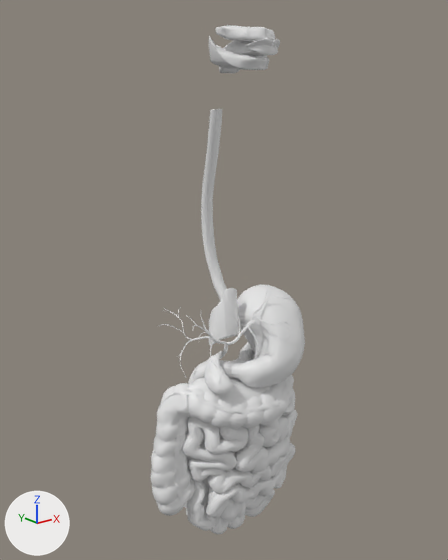
Before and after pictures for a commit that changed the glTF model public/models/male/digestive.glb.
Rendered twice from a camera (50 mm lens) standing at (-0.485, -0.614, 1.495) and looking at (0.009, 0.004, 1.248). Every picture has the same lights, and +X, +Y and +Z are marked at lower left. The older version comes first. Where no turn or scale is listed for an object, it has been applied to the vertices.

Names of what the first picture shows: 'BP3D:FJ1252', 'BP3D:FJ1253', 'BP3D:FJ2563', 'BP3D:FJ2564', 'BP3D:FJ2566', 'BP3D:FJ2570', 'BP3D:FJ2572', 'BP3D:FJ2621', 'BP3D:FJ2816', 'BP3D:FJ2817', 'BP3D:FJ3398' and 63 more.
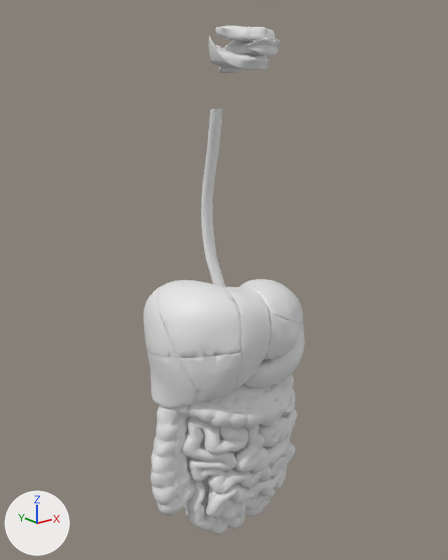
Where the change shows, as pixel boxes (x1, y1, x2, y2) in the pictures (448 x 560 px):
'BP3D:FJ2824', added: after (158, 280, 242, 358)
'BP3D:FJ2820', added: after (224, 286, 270, 388)
'BP3D:FJ2821', added: after (179, 352, 242, 402)
'BP3D:FJ2409', added: after (147, 351, 199, 408)
'BP3D:FJ2818', added: after (240, 279, 303, 322)
'BP3D:FJ2819', added: after (265, 313, 302, 359)
'BP3D:FJ1858', added: after (143, 283, 179, 358)
'BP3D:FJ2822', added: after (150, 355, 201, 405)
'BP3D:FJ2823', added: after (144, 288, 174, 357)
'BP3D:FJ2564', unchanged, covered by the edit: before (231, 285, 305, 388); after (244, 322, 305, 388)
'BP3D:FJ2816', unchanged, covered by the edit: before (209, 288, 239, 346)

Patch to the scene script:
```diff
--- a/public/models/male/digestive.glb.py
+++ b/public/models/male/digestive.glb.py
@@ me_bp3d_fj2824 @@
+me_bp3d_fj2824.from_pydata(...)  # 709 vertices, 1414 faces; spans x -0.0459..0.0459, y -0.0638..0.0638, z -0.0375..0.0375
@@ me_bp3d_fj2823 @@
+me_bp3d_fj2823.from_pydata(...)  # 742 vertices, 1480 faces; spans x -0.0474..0.0474, y -0.0542..0.0542, z -0.0423..0.0423
@@ me_bp3d_fj2822 @@
+me_bp3d_fj2822.from_pydata(...)  # 844 vertices, 1683 faces; spans x -0.0465..0.0465, y -0.0602..0.0602, z -0.0412..0.0412
@@ me_bp3d_fj2821 @@
+me_bp3d_fj2821.from_pydata(...)  # 854 vertices, 1711 faces; spans x -0.0391..0.0391, y -0.0454..0.0454, z -0.0348..0.0348
@@ me_bp3d_fj2820 @@
+me_bp3d_fj2820.from_pydata(...)  # 1617 vertices, 3197 faces; spans x -0.0289..0.0289, y -0.0399..0.0399, z -0.0592..0.0592
@@ me_bp3d_fj2819 @@
+me_bp3d_fj2819.from_pydata(...)  # 964 vertices, 1924 faces; spans x -0.0375..0.0375, y -0.0414..0.0414, z -0.0333..0.0333
@@ me_bp3d_fj2818 @@
+me_bp3d_fj2818.from_pydata(...)  # 812 vertices, 1620 faces; spans x -0.0459..0.0459, y -0.0542..0.0542, z -0.0267..0.0267
@@ me_bp3d_fj2409 @@
+me_bp3d_fj2409.from_pydata(...)  # 631 vertices, 1257 faces; spans x -0.0468..0.0468, y -0.0605..0.0605, z -0.0413..0.0413
@@ me_bp3d_fj1858 @@
+me_bp3d_fj1858.from_pydata(...)  # 551 vertices, 1098 faces; spans x -0.0475..0.0475, y -0.0542..0.0542, z -0.0425..0.0425
@@ ob_bp3d_fj2824 @@
+ob_bp3d_fj2824 = bpy.data.objects.new('BP3D:FJ2824', me_bp3d_fj2824)
+ob_bp3d_fj2824.location = (-0.063, -0.034, 1.224)
@@ ob_bp3d_fj2823 @@
+ob_bp3d_fj2823 = bpy.data.objects.new('BP3D:FJ2823', me_bp3d_fj2823)
+ob_bp3d_fj2823.location = (-0.067, 0.003, 1.211)
@@ ob_bp3d_fj2822 @@
+ob_bp3d_fj2822 = bpy.data.objects.new('BP3D:FJ2822', me_bp3d_fj2822)
+ob_bp3d_fj2822.location = (-0.067, -0.004, 1.147)
@@ ob_bp3d_fj2821 @@
+ob_bp3d_fj2821 = bpy.data.objects.new('BP3D:FJ2821', me_bp3d_fj2821)
+ob_bp3d_fj2821.location = (-0.065, -0.053, 1.159)
@@ ob_bp3d_fj2820 @@
+ob_bp3d_fj2820 = bpy.data.objects.new('BP3D:FJ2820', me_bp3d_fj2820)
+ob_bp3d_fj2820.location = (-0.017, -0.06, 1.198)
@@ ob_bp3d_fj2819 @@
+ob_bp3d_fj2819 = bpy.data.objects.new('BP3D:FJ2819', me_bp3d_fj2819)
+ob_bp3d_fj2819.location = (0.037, -0.06, 1.198)
@@ ob_bp3d_fj2818 @@
+ob_bp3d_fj2818 = bpy.data.objects.new('BP3D:FJ2818', me_bp3d_fj2818)
+ob_bp3d_fj2818.location = (0.049, -0.045, 1.224)
@@ ob_bp3d_fj2409 @@
+ob_bp3d_fj2409 = bpy.data.objects.new('BP3D:FJ2409', me_bp3d_fj2409)
+ob_bp3d_fj2409.location = (-0.067, -0.004, 1.148)
@@ ob_bp3d_fj1858 @@
+ob_bp3d_fj1858 = bpy.data.objects.new('BP3D:FJ1858', me_bp3d_fj1858)
+ob_bp3d_fj1858.location = (-0.067, 0.003, 1.211)
```
